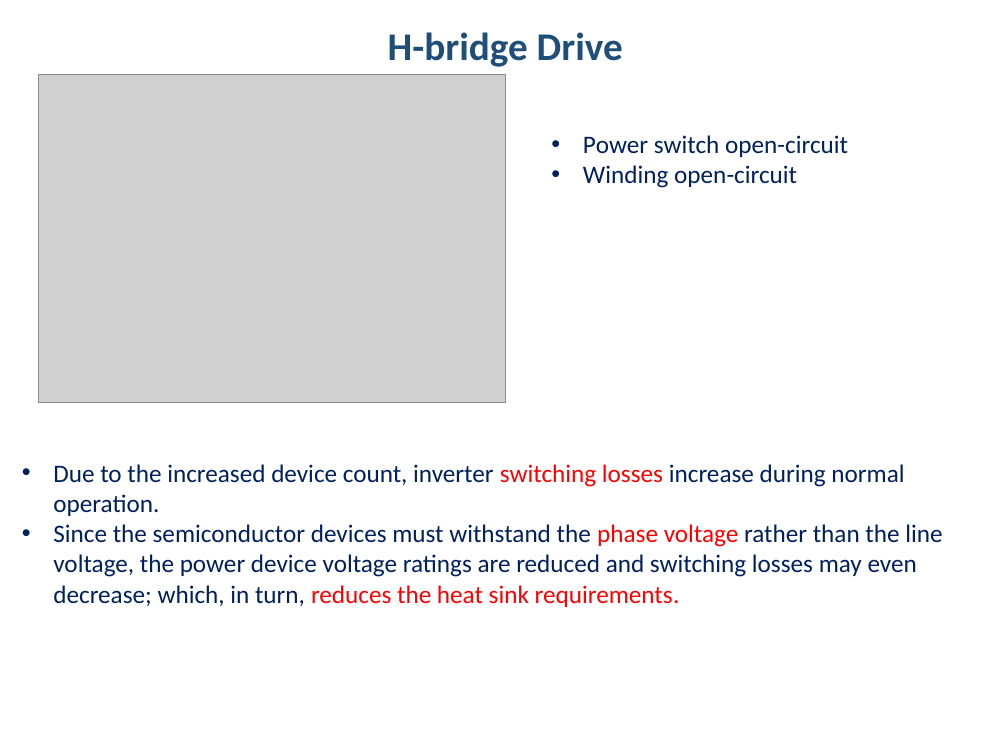
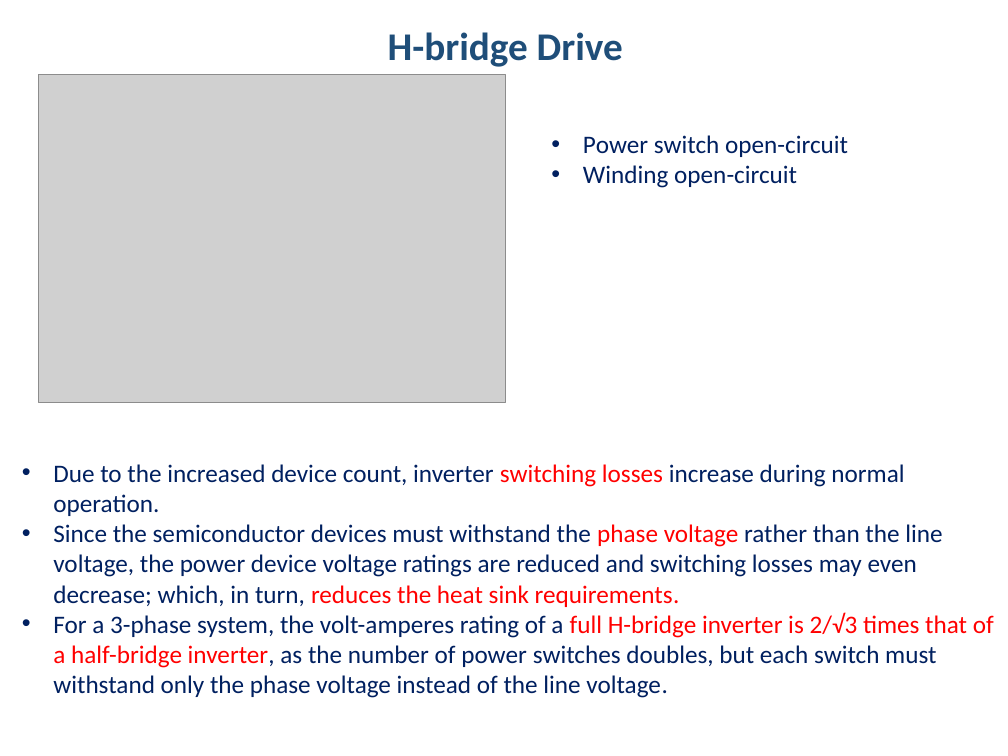
Before and after one commit to hakanpolat/IMMD, a slide deck: slide 15 of Literature/immd_ver2_research.pptx. Drawn at 1008x756 pixels with LibreOffice and Linux fonts; fonts in the diff are those of the drawing; grey boxes stand for pictures. Boxes give left, top, right and bottom in pixels: in the first picture for what was removed or moved away, otherwise in the second. Text is boxed around its words. In the diff, an @@ line names an element or a change of style, - is before the commit and + after.

```diff
--- a/Literature/immd_ver2_research.pptx
+++ b/Literature/immd_ver2_research.pptx
@@ text at (53, 612, 994, 698): paragraph added @@
+• For a 3-phase system, the volt-amperes rating of a full H-bridge inverter is 2/√3 times that of a half-bridge inverter, as the number of power switches doubles, but each switch must withstand only the phase voltage instead of the line voltage.
```
Also in this commit, not shown: 7 other slides changed, 12 slides added, 4 other files.
